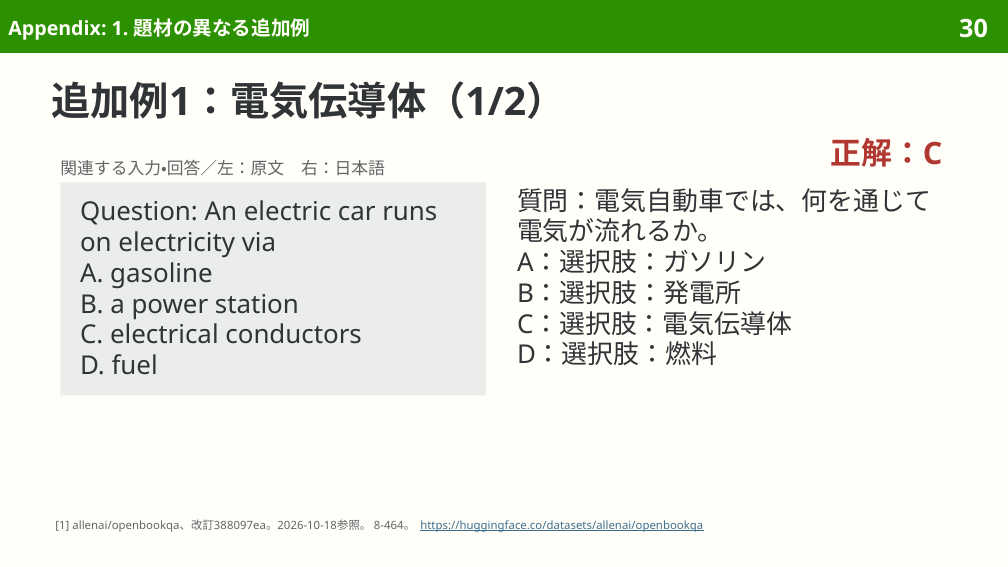
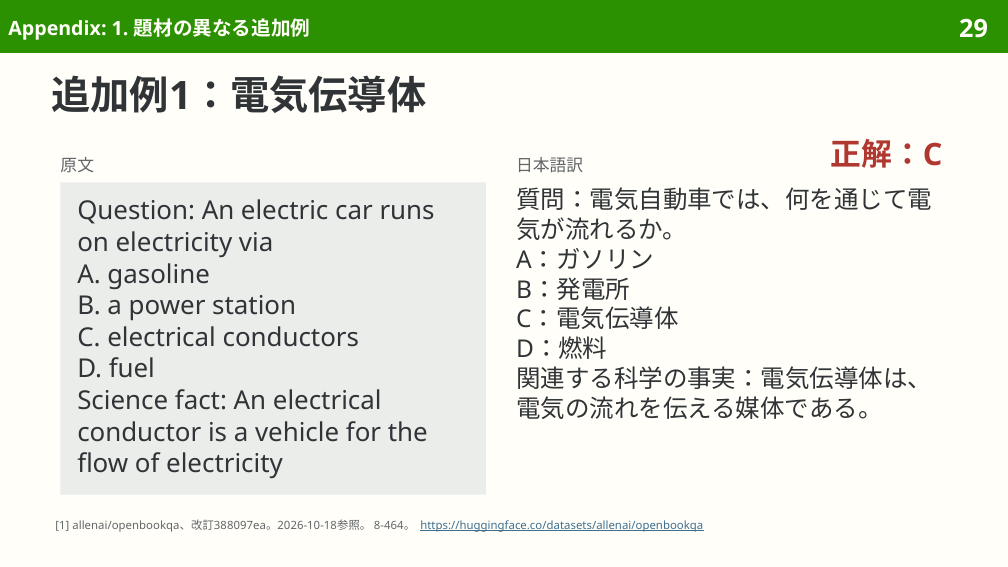
Before and after one commit to sasakiy84/datasets-in-10-minutes, a slide deck: slide 29 of slides/datasets-in-10-minutes-openbookqa.pptx (slide 30 before the commit). Drawn at 1008x567 pixels with LibreOffice and Linux fonts; fonts in the diff are those of the drawing. Boxes give left, top, right and bottom in pixels: in the first picture for what was removed or moved away, otherwise in the second. Text is boxed around its words. In the diff, an @@ line names an element or a change of style, - is before the commit and + after.

```diff
--- a/slides/datasets-in-10-minutes-openbookqa.pptx
+++ b/slides/datasets-in-10-minutes-openbookqa.pptx
@@ page number at (959, 18, 988, 38): text changed @@
-30
+29
@@ title at (52, 75, 427, 113): text changed @@
-追加例1：電気伝導体（1/2）
+追加例1：電気伝導体
@@ text removed at (60, 160, 385, 176) @@
-関連する入力・回答／左：原文 右：日本語
@@ text added at (60, 157, 94, 173), 12 pt, text #626669 @@
+原文
@@ text added at (516, 157, 583, 173), 12 pt, text #626669 @@
+日本語訳
@@ rectangle "Question: An electric car runs ...": place and size @@
-rectangle "Question: An electric car runs ..." at (60, 182, 486, 395)
+rectangle "Question: An electric car runs ..." at (60, 182, 486, 495)
@@ rectangle "Question: An electric car runs ..." at (60, 182, 486, 495): vertical alignment middle to top @@
@@ text in rectangle at (77, 199, 435, 378): line spacing 22pt to 22.6pt @@
@@ text at (516, 187, 932, 240): size 18.5 to 17.5 pt in "質問：電気自動車では、何を通じて電気が流れるか。"; line spacing 22pt to 21.4pt @@
@@ text at (516, 248, 932, 419): text changed; size 18.5 to 17.5 pt @@
-A：選択肢：ガソリン
-B：選択肢：発電所
-C：選択肢：電気伝導体
-D：選択肢：燃料
+A：ガソリン
+B：発電所
+C：電気伝導体
+D：燃料
+関連する科学の事実：電気伝導体は、電気の流れを伝える媒体である。
@@ text in rectangle at (77, 389, 428, 478): paragraph added @@
+Science fact: An electrical conductor is a vehicle for the flow of electricity
```
Also in this commit, not shown: 12 other slides changed, 5 slides removed, 9 other files.
